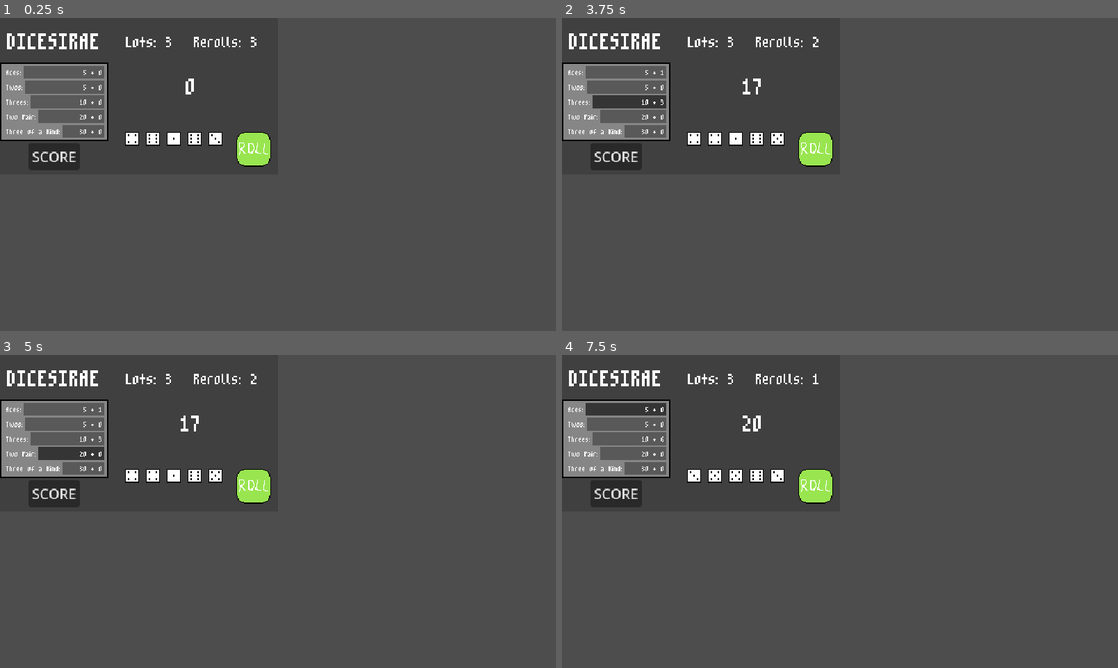
Above: before the commit, frames 1-4 (two rows, left to right).
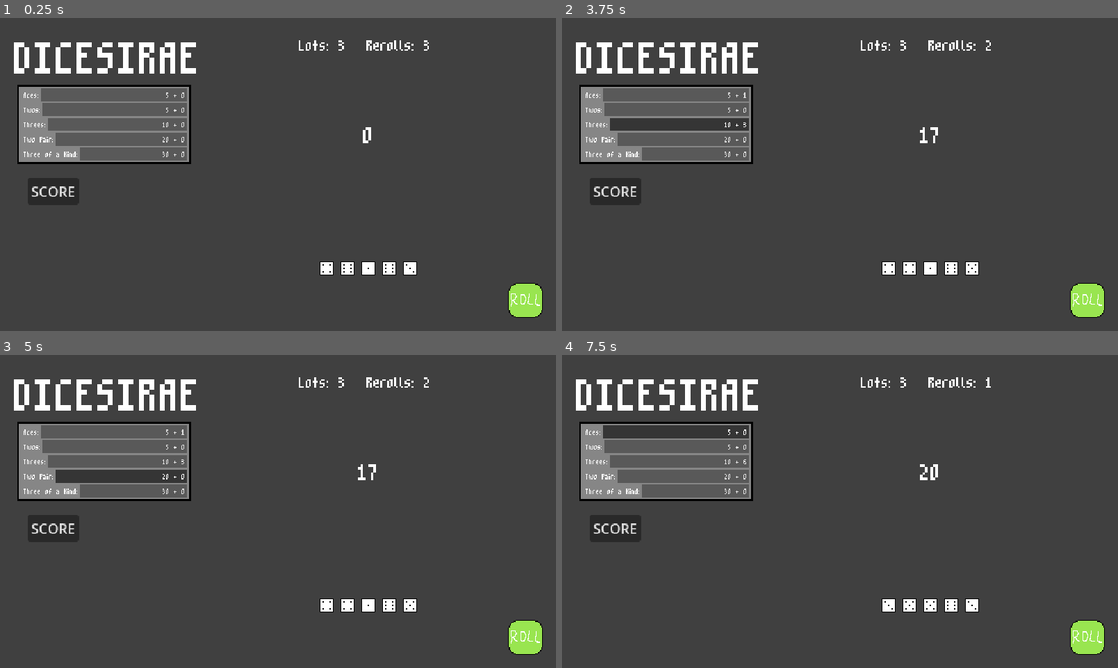
Above: after the commit, the same moments.

Repository: xander6424/DICESIRAE
Game: Godot game, scene res://scenes/main.tscn
The game is run twice, just before and just after one commit, with the same random seed, the same clock (stepped at 60 frames per second) and the same inputs.
Inputs (mouse positions are in pixels of both pictures, inside the frame that each line leads up to; where the layout moved, square brackets give the same spot in the first picture):
- Up to frame 1 (0.25 s): no input
- Up to frame 2 (3.75 s): click (1090, 299) [817, 149] at 0.5 s; click "SCORE" at 1.25 s; click "5 + 1" at 2 s; click "5 + 0" at 2.75 s; click "10 + 3" at 3.5 s
- Up to frame 3 (5 s): click "20 + 0" at 4.25 s
- Up to frame 4 (7.5 s): click "30 + 0" at 5 s; click (1090, 636) [817, 486] at 5.75 s; click "SCORE" at 6.5 s; click "5 + 0" at 7.25 s

The runs differ from the first frame. In frame 1, 13% of the frame differs, in the area x 0-98%, y 4-96%; in frame 2, 13%; in frame 3, 13%; in frame 4, 12%.

Commit message:
Reorganized UI
Moved around the UI elements to better fit the new resolution size.

Diff:
--- a/scenes/main.tscn
+++ b/scenes/main.tscn
@@ -21,47 +21,47 @@
 script = ExtResource("1_0xm2m")
 
 [node name="Background" type="ColorRect" parent="." unique_id=696497787]
-offset_right = 320.0
-offset_bottom = 180.0
+offset_right = 640.0
+offset_bottom = 360.0
 color = Color(0.25275356, 0.25275356, 0.25275356, 1)
 
 [node name="Title" type="Label" parent="." unique_id=837264721]
-offset_top = 1.0
-offset_right = 125.0
-offset_bottom = 46.0
+offset_left = 16.0
+offset_right = 232.0
+offset_bottom = 76.0
 pivot_offset = Vector2(112.5, 27.5)
 theme_override_fonts/font = ExtResource("2_tipki")
-theme_override_font_sizes/font_size = 48
+theme_override_font_sizes/font_size = 96
 text = "DICESIRAE"
 horizontal_alignment = 1
 vertical_alignment = 1
 
 [node name="Lots" type="Label" parent="." unique_id=2012264648]
 unique_name_in_owner = true
-offset_left = 145.0
-offset_top = 12.0
-offset_right = 207.0
-offset_bottom = 35.0
+offset_left = 344.0
+offset_top = 16.0
+offset_right = 406.0
+offset_bottom = 42.0
 theme_override_fonts/font = ExtResource("2_tipki")
 theme_override_font_sizes/font_size = 32
 text = "Lots: "
 
 [node name="Rerolls" type="Label" parent="." unique_id=1891017188]
 unique_name_in_owner = true
-offset_left = 223.0
-offset_top = 12.0
-offset_right = 285.0
-offset_bottom = 35.0
+offset_left = 422.0
+offset_top = 16.0
+offset_right = 488.0
+offset_bottom = 42.0
 theme_override_fonts/font = ExtResource("2_tipki")
 theme_override_font_sizes/font_size = 32
 text = "Rerolls: "
 
 [node name="Score" type="Label" parent="." unique_id=1765731583]
 unique_name_in_owner = true
-offset_left = 196.0
-offset_top = 56.0
-offset_right = 244.0
-offset_bottom = 92.0
+offset_left = 400.0
+offset_top = 112.0
+offset_right = 448.0
+offset_bottom = 150.0
 theme_override_fonts/font = ExtResource("2_tipki")
 theme_override_font_sizes/font_size = 48
 text = "0"
@@ -69,29 +69,28 @@
 vertical_alignment = 1
 
 [node name="DiceSet" type="Node2D" parent="." unique_id=950121212]
-position = Vector2(40, 1)
+position = Vector2(424, 288)
 
 [node name="Dice1" parent="DiceSet" unique_id=732832586 instance=ExtResource("2_h2yge")]
-position = Vector2(112, 138)
+position = Vector2(-48, 0)
 
 [node name="Dice2" parent="DiceSet" unique_id=1615588097 instance=ExtResource("2_h2yge")]
-position = Vector2(136, 138)
+position = Vector2(-24, 0)
 
 [node name="Dice3" parent="DiceSet" unique_id=390506587 instance=ExtResource("2_h2yge")]
-position = Vector2(160, 138)
 
 [node name="Dice4" parent="DiceSet" unique_id=100785189 instance=ExtResource("2_h2yge")]
-position = Vector2(184, 138)
+position = Vector2(24, 0)
 
 [node name="Dice5" parent="DiceSet" unique_id=308140988 instance=ExtResource("2_h2yge")]
-position = Vector2(208, 138)
+position = Vector2(48, 0)
 
 [node name="RollButton" type="TextureButton" parent="." unique_id=1066270165]
 unique_name_in_owner = true
-offset_left = 272.0
-offset_top = 131.0
-offset_right = 312.0
-offset_bottom = 171.0
+offset_left = 585.0
+offset_top = 305.0
+offset_right = 625.0
+offset_bottom = 345.0
 shortcut = SubResource("Shortcut_sugp2")
 shortcut_in_tooltip = false
 texture_normal = ExtResource("3_sugp2")
@@ -101,17 +100,17 @@
 
 [node name="ScoreButton" type="Button" parent="." unique_id=2064507988]
 unique_name_in_owner = true
-offset_left = 33.0
-offset_top = 144.0
-offset_right = 92.0
-offset_bottom = 175.0
+offset_left = 32.0
+offset_top = 184.0
+offset_right = 91.0
+offset_bottom = 215.0
 text = "SCORE"
 
 [node name="Scorecard" parent="." unique_id=1927596429 instance=ExtResource("7_o6xl0")]
-offset_left = 62.0
-offset_top = 96.0
-offset_right = 62.0
-offset_bottom = 96.0
+offset_left = 144.0
+offset_top = 120.0
+offset_right = 144.0
+offset_bottom = 120.0
 
 [connection signal="update_scorecard" from="." to="Scorecard" method="_on_update_scorecard"]
 [connection signal="reset" from="DiceSet/Dice1" to="." method="_on_reset"]
--- a/scenes/scorecard.tscn
+++ b/scenes/scorecard.tscn
@@ -45,12 +45,14 @@
 script = ExtResource("1_fuxe3")
 
 [node name="PanelContainer" type="PanelContainer" parent="." unique_id=1914653162]
-custom_minimum_size = Vector2(125, 0)
+custom_minimum_size = Vector2(200, 0)
 layout_mode = 1
 anchors_preset = -1
-anchor_right = 0.425
+anchor_right = 0.46600002
 anchor_bottom = 0.49400002
-offset_bottom = 0.0799942
+offset_top = 2.0
+offset_right = -48.24002
+offset_bottom = 2.0799866
 grow_horizontal = 2
 grow_vertical = 2
 theme_override_styles/panel = SubResource("StyleBoxFlat_3ufj2")
